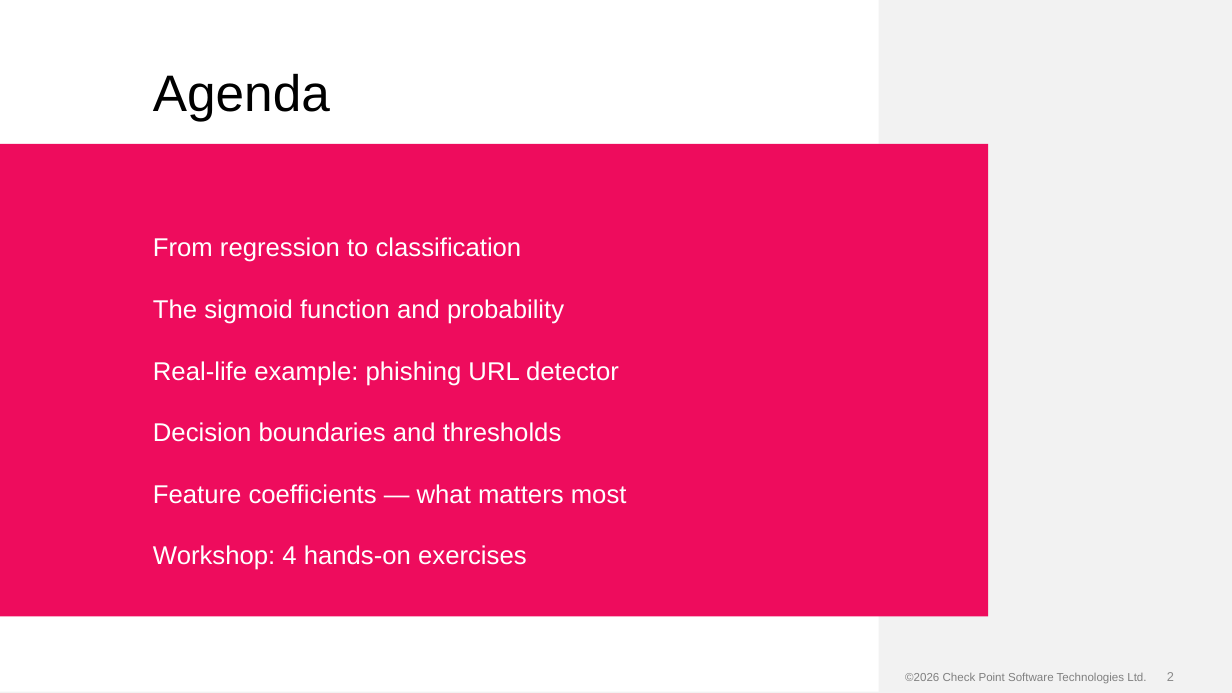
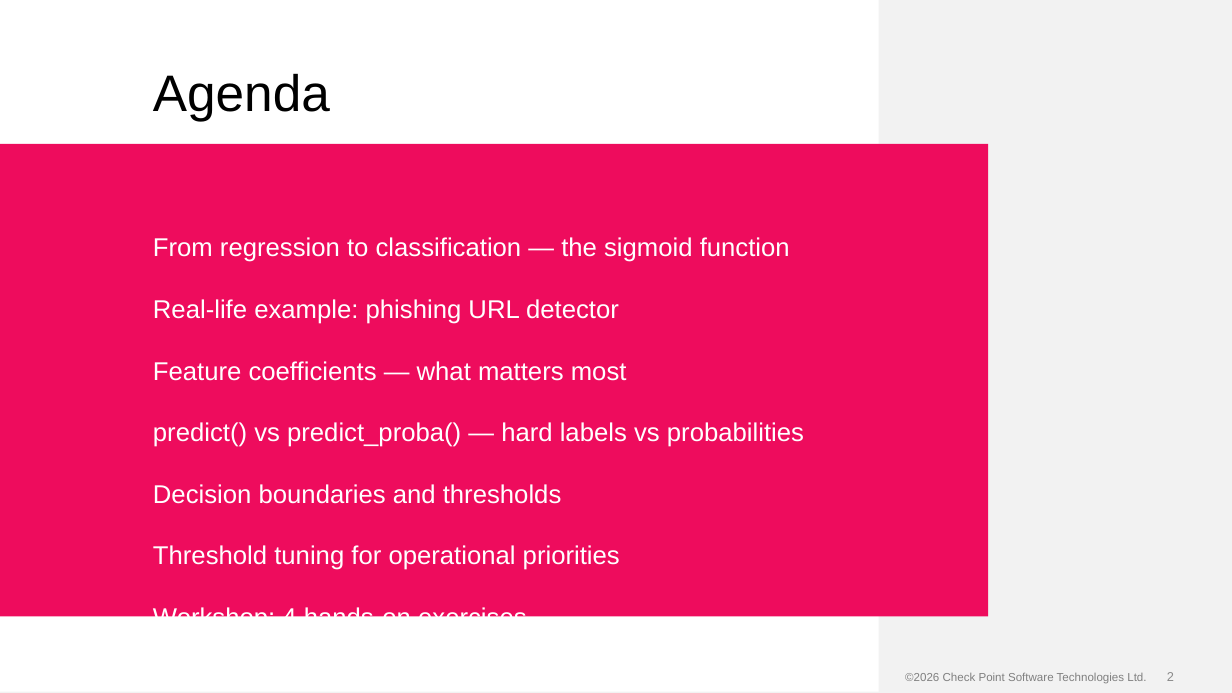
Before and after one commit to alshawwaf/ai-basic-training, a slide deck: slide 2 of stage1_classic_ml/03_logistic_regression/Lecture-3-Logistic-Regression.pptx. Drawn at 1232x693 pixels with LibreOffice and Linux fonts; fonts in the diff are those of the drawing; background and template pictures are left out. Boxes give left, top, right and bottom in pixels: in the first picture for what was removed or moved away, otherwise in the second. Text is boxed around its words. In the diff, an @@ line names an element or a change of style, - is before the commit and + after.

Commit message:
Rebuild Lecture-3 with charts and visual layouts
5 embedded images: sigmoid curve, phishing URL feature flags, coefficient
bar chart, predict vs predict_proba diagram, threshold tuning chart.
Uses 2-Column, Bullets+Pull Quote, and Title Only layouts.

```diff
--- a/stage1_classic_ml/03_logistic_regression/Lecture-3-Logistic-Regression.pptx
+++ b/stage1_classic_ml/03_logistic_regression/Lecture-3-Logistic-Regression.pptx
@@ text at bbox=[153, 237, 790, 262]: text changed @@
-From regression to classification
-The sigmoid function and probability
+From regression to classification — the sigmoid function
@@ text at bbox=[153, 361, 804, 447]: paragraphs added @@
+Feature coefficients — what matters most
+predict() vs predict_proba() — hard labels vs probabilities
@@ text at bbox=[153, 545, 620, 570]: text changed @@
-Feature coefficients — what matters most
+Threshold tuning for operational priorities
```
Also in this commit, not shown: 4 other slides changed, 6 slides added, 4 slides removed.
